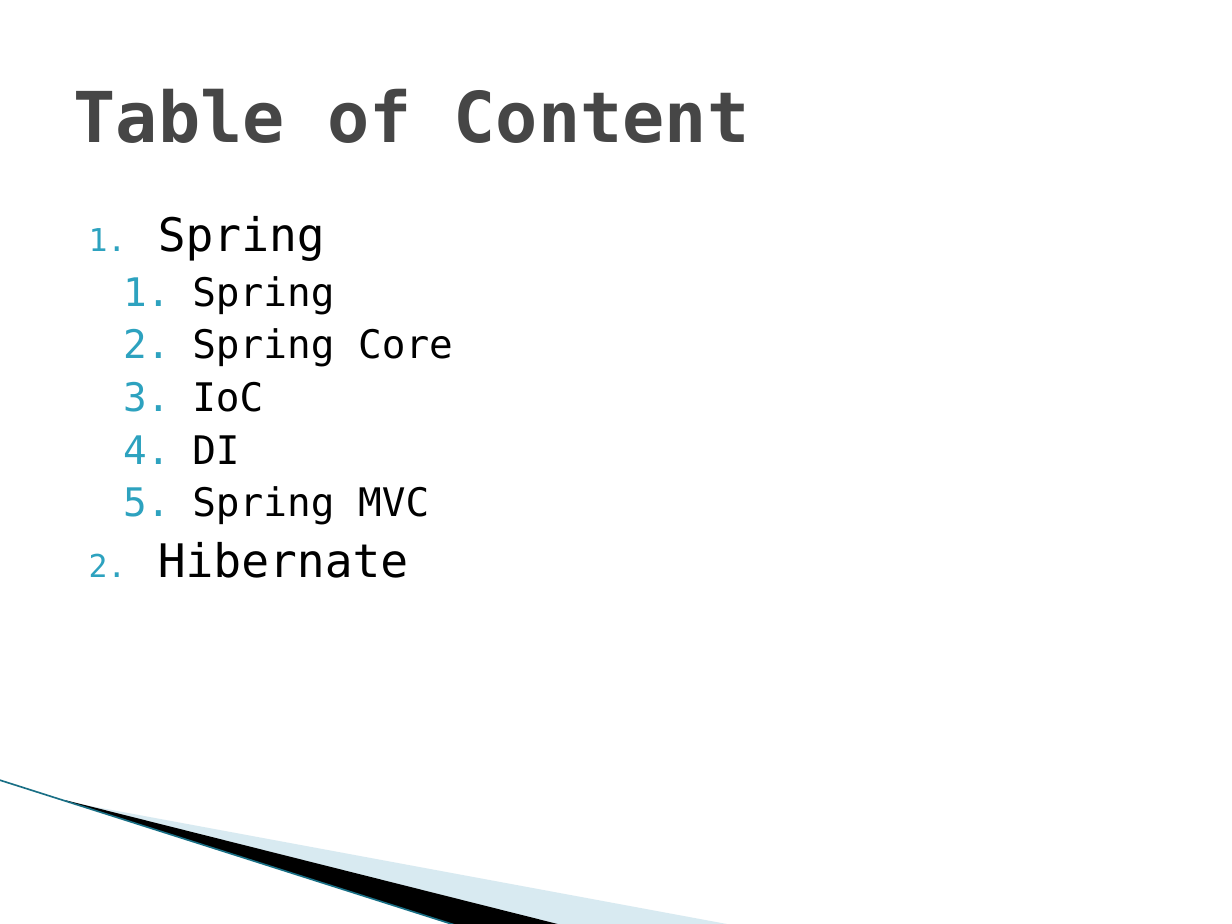
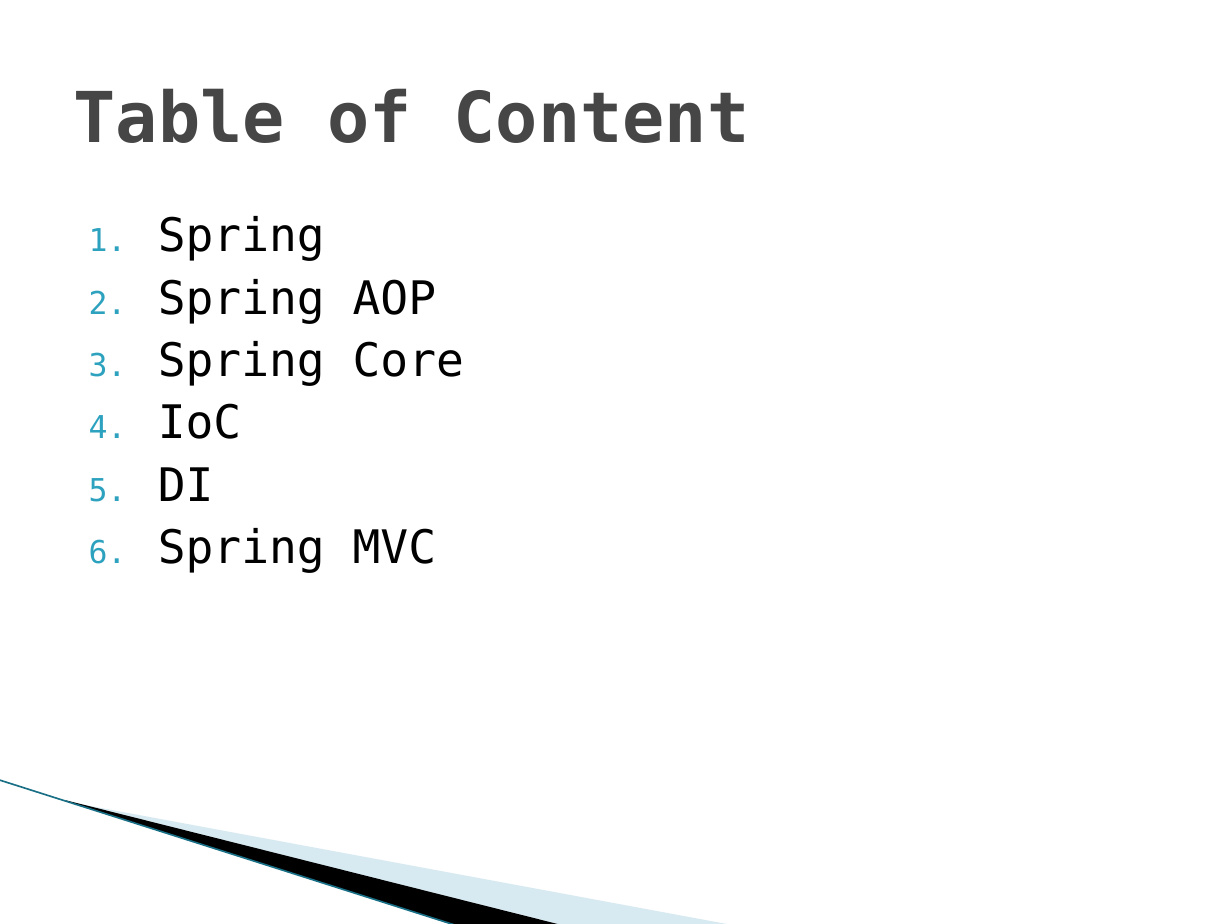
Before and after one commit to PusHGoD/DemoSpring, a slide deck: slide 2 of Spring.pptx. Drawn at 1232x924 pixels with LibreOffice and Linux fonts; fonts in the diff are those of the drawing; background and template pictures are left out. Boxes give left, top, right and bottom in pixels: in the first picture for what was removed or moved away, otherwise in the second. Text is boxed around its words. In the diff, an @@ line names an element or a change of style, - is before the commit and + after.

```diff
--- a/Spring.pptx
+++ b/Spring.pptx
@@ text at box(158, 279, 436, 324): text changed; size 23 to 27 pt @@
-  1. Spring
+2. Spring AOP
@@ text at box(158, 341, 464, 573): size 23 to 27 pt in "Spring Core", "IoC", "DI", "Spring MVC"; list level 2 to 1 in "Spring Core"; list level 2 to 1 in "IoC"; list level 2 to 1 in "DI"; list level 2 to 1 in "Spring MVC" @@
@@ text at box(158, 542, 408, 578): paragraph removed @@
-2. Hibernate
```
Also in this commit, not shown: 6 other slides changed, 6 slides added, 6 slides removed.
